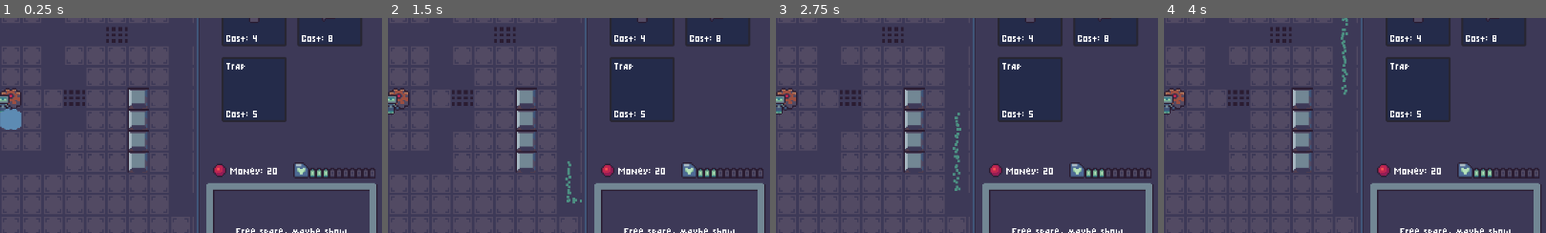
Above: before the commit, frames 1-4 (left to right).
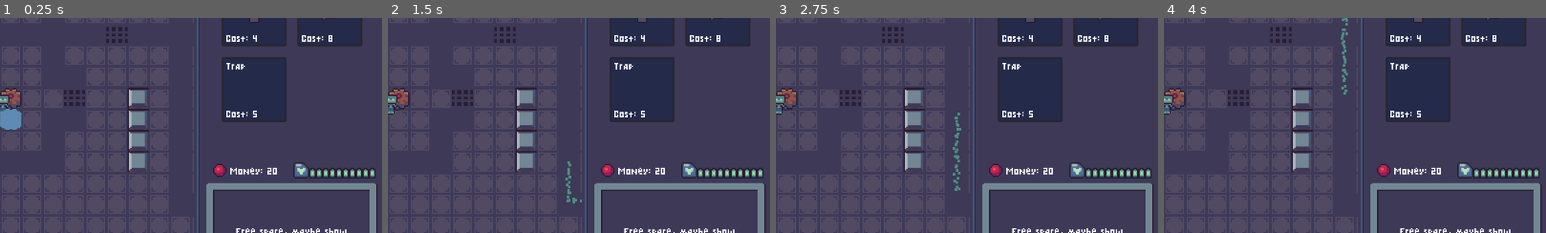
Above: after the commit, the same moments.

Repository: aughckt/spin-to-win
Game: Godot game, scene res://structure/meta/level_manager.tscn
The game is run twice, just before and just after one commit, with the same random seed, the same clock (stepped at 60 frames per second) and the same inputs. The engine's default icon, where the game draws it, is replaced by a stand-in: a white triangle on a blue panel in a dark square.
Inputs (mouse positions are % of the whole screen's width and height, from its top left):
- Up to frame 1 (0.25 s): no input
- Up to frame 2 (1.5 s): click "Start Wave" at 0.5 s; click (83, 10) at 1.27 s
- Up to frame 3 (2.75 s): click "Pause" at 2 s
- Up to frame 4 (4 s): click "Continue" at 2.75 s; tap Enter at 3.5 s; move the mouse to (72, 45) at 3.52 s; hold D (right) from 3.53 s (still down); hold E (interact) from 3.53 s (still down); click (72, 45) at 3.67 s
The pictures show only the part of the screen within x 50-100%, y 28-78%; the shares and areas given below are measured in that part.

The runs differ from the first frame. In frame 1, 0.3% of the frame differs, in the area x 86-98%, y 70-75%; in frame 2, 0.3%; in frame 3, 0.3%; in frame 4, 0.3%.

Commit message:
rework footstep audio

Diff:
--- a/audio/sound.gd
+++ b/audio/sound.gd
@@ -5,3 +5,8 @@
 @export var volume_linear: float = 1
 @export var pitch_scale: float = 1
 @export var max_polyphony: int = 1
+##the amount of time that has to pass between 2 instances of the same sound being played.
+##if it has not yet passed, the new sound is discarded
+@export var min_time_between_s: float = 0
+#probably shouldnt be stored here but eh
+var last_played: float = 0#-1000
--- a/audio/sound_bus.gd
+++ b/audio/sound_bus.gd
@@ -5,9 +5,19 @@
 
 ##only one combination of settings is supported per stream.
 func play_sound(sound: Sound) -> void:
+	if sound == null:
+		return
+
 	var stream := sound.stream
 	if stream == null:
 		return
+
+	var curr_time_ms := Time.get_ticks_msec()
+	var last_played_ms := sound.last_played
+	var diff := curr_time_ms - last_played_ms
+	if diff < sound.min_time_between_s * 1000:
+		return
+	sound.last_played = curr_time_ms
 
 	var player := stream_to_player.get(stream) as AudioStreamPlayer
 	if player == null:
--- a/structure/levels/template_level.tscn
+++ b/structure/levels/template_level.tscn
@@ -7,7 +7,6 @@
 script = ExtResource("1_7lnir")
 env = NodePath("Environment")
 spawn_point_container = NodePath("SpawnPointContainer")
-level_hp = 3
 
 [node name="SpawnPointContainer" type="Node2D" parent="." unique_id=1156764314]
 z_index = 50
@@ -18,7 +17,7 @@
 [node name="Terrain" parent="Environment" index="1" unique_id=1643969889]
 tile_map_data = PackedByteArray("AAAAAAAAAAADAAIAAAAAAAEAAAADAAIAAAAAAAIAAAADAAIAAAAAAAMAAAADAAIAAAAAAAQAAAADAAIAAAAAAA …(11984 unchanged characters)…
 
-[node name="ArrowTiles" parent="Environment" index="8" unique_id=108710037]
+[node name="ArrowTiles" parent="Environment" index="9" unique_id=108710037]
 z_index = 10
 
 [editable path="Environment"]
--- a/structure/meta/level.gd
+++ b/structure/meta/level.gd
@@ -6,7 +6,7 @@
 @export var spawn_point_container: Node2D
 
 @export_category("Custom stuff")
-@export var level_hp: int = 20
+@export var level_hp: int = 10
 @export var starting_budget: int = 10
 
 var spawn_points: Array[SpawnPoint] = []
--- a/troopers/jumbo.tscn
+++ b/troopers/jumbo.tscn
@@ -3,12 +3,20 @@
 [ext_resource type="PackedScene" uid="uid://cmrgjdrggd1x0" path="res://troopers/trooper.tscn" id="1_11td1"]
 [ext_resource type="Script" uid="uid://bh8s51l3cwxo" path="res://troopers/jumbo.gd" id="2_3mpbw"]
 [ext_resource type="Shader" uid="uid://dbq6axlvij5a7" path="res://troopers/trooper.gdshader" id="2_vrclx"]
+[ext_resource type="Script" uid="uid://ce8myo2y6rl0p" path="res://audio/sound.gd" id="3_0v5en"]
 [ext_resource type="Texture2D" uid="uid://buwkyi672ob7l" path="res://troopers/jumbo.png" id="4_h4ien"]
+[ext_resource type="AudioStream" uid="uid://c8gt5oa6x8j6p" path="res://troopers/sounds/stompfinalmaybe.ogg" id="4_m8tba"]
+
+[sub_resource type="Resource" id="Resource_yyerm"]
+script = ExtResource("3_0v5en")
+stream = ExtResource("4_m8tba")
+min_time_between_s = 1.5
+metadata/_custom_type_script = "uid://ce8myo2y6rl0p"
 
 [sub_resource type="CircleShape2D" id="CircleShape2D_11td1"]
 radius = 35.0
 
-[sub_resource type="ShaderMaterial" id="ShaderMaterial_h4ien"]
+[sub_resource type="ShaderMaterial" id="ShaderMaterial_0v5en"]
 resource_local_to_scene = true
 shader = ExtResource("2_vrclx")
 shader_parameter/frames_y = 4
@@ -376,11 +384,12 @@
 [node name="Jumbo" unique_id=182051846 instance=ExtResource("1_11td1")]
 script = ExtResource("2_3mpbw")
 move_speed = 60.0
+walk_sound = SubResource("Resource_yyerm")
 
 [node name="CollisionShape2D" parent="." index="0" unique_id=807592597]
 position = Vector2(0, -14)
 shape = SubResource("CircleShape2D_11td1")
 
 [node name="AnimatedSprite2D" parent="." index="1" unique_id=1506180497]
-material = SubResource("ShaderMaterial_h4ien")
+material = SubResource("ShaderMaterial_0v5en")
 sprite_frames = SubResource("SpriteFrames_amto4")
--- a/troopers/trooper.gd
+++ b/troopers/trooper.gd
@@ -30,6 +30,8 @@
 var lane_idx: int = -1
 
 signal removed(trooper: Trooper)
+
+const WALK_SOUND_CD_S: float = 1.5
 
 func _ready() -> void:
 	target_pos = global_position
@@ -135,7 +137,7 @@
 func _on_random_sound_timer_timeout() -> void:
 	if not get_parent() == GeneralPool:
 		SoundBus.play_sound(random_sound)
-	random_sound_timer.wait_time = randf() * 1
+	random_sound_timer.wait_time = WALK_SOUND_CD_S #randf() * 1
 	random_sound_timer.start()
 
 
--- a/troopers/trooper.tscn
+++ b/troopers/trooper.tscn
@@ -3,21 +3,9 @@
 [ext_resource type="Script" uid="uid://bl6wy11rra22g" path="res://troopers/trooper.gd" id="1_mba6l"]
 [ext_resource type="Script" uid="uid://ce8myo2y6rl0p" path="res://audio/sound.gd" id="2_hlcmw"]
 [ext_resource type="Shader" uid="uid://dbq6axlvij5a7" path="res://troopers/trooper.gdshader" id="2_kbjsr"]
-[ext_resource type="AudioStream" uid="uid://cc1e26yq8gnxf" path="res://troopers/sounds/Shoesqueak.ogg" id="3_b2cam"]
 [ext_resource type="Texture2D" uid="uid://rw3ynci3ddi2" path="res://troopers/Clown_01.png" id="3_kbjsr"]
 [ext_resource type="AudioStream" uid="uid://ctn85wkn0lldi" path="res://troopers/sounds/hit.ogg" id="4_u8vmv"]
 [ext_resource type="AudioStream" uid="uid://da7qukhi2wb1k" path="res://troopers/sounds/clownhonksad.wav" id="5_hpwyk"]
-
-[sub_resource type="AudioStreamRandomizer" id="AudioStreamRandomizer_ygs6c"]
-random_pitch = 1.122462
-streams_count = 1
-stream_0/stream = ExtResource("3_b2cam")
-
-[sub_resource type="Resource" id="Resource_kbjsr"]
-script = ExtResource("2_hlcmw")
-stream = SubResource("AudioStreamRandomizer_ygs6c")
-volume_linear = 0.05
-metadata/_custom_type_script = "uid://ce8myo2y6rl0p"
 
 [sub_resource type="AudioStreamRandomizer" id="AudioStreamRandomizer_yyerm"]
 random_pitch = 1.122462
@@ -206,7 +194,6 @@
 collision_mask = 0
 script = ExtResource("1_mba6l")
 sprite = NodePath("AnimatedSprite2D")
-walk_sound = SubResource("Resource_kbjsr")
 hit_sound = SubResource("Resource_hlcmw")
 death_sound = SubResource("Resource_b2cam")
 random_sound = SubResource("Resource_yyerm")
--- a/ui/build_visual.gd
+++ b/ui/build_visual.gd
@@ -60,7 +60,6 @@
 
 	var gun_tower := tower as GunTower
 
-	#TODO
 	if event is InputEventKey:
 		var key := (event as InputEventKey).keycode
 		match key:
Not shown, added: troopers/sounds/stompfinalmaybe.ogg.import
Not shown, added: troopers/sounds/stompfinalmaybe.ogg
